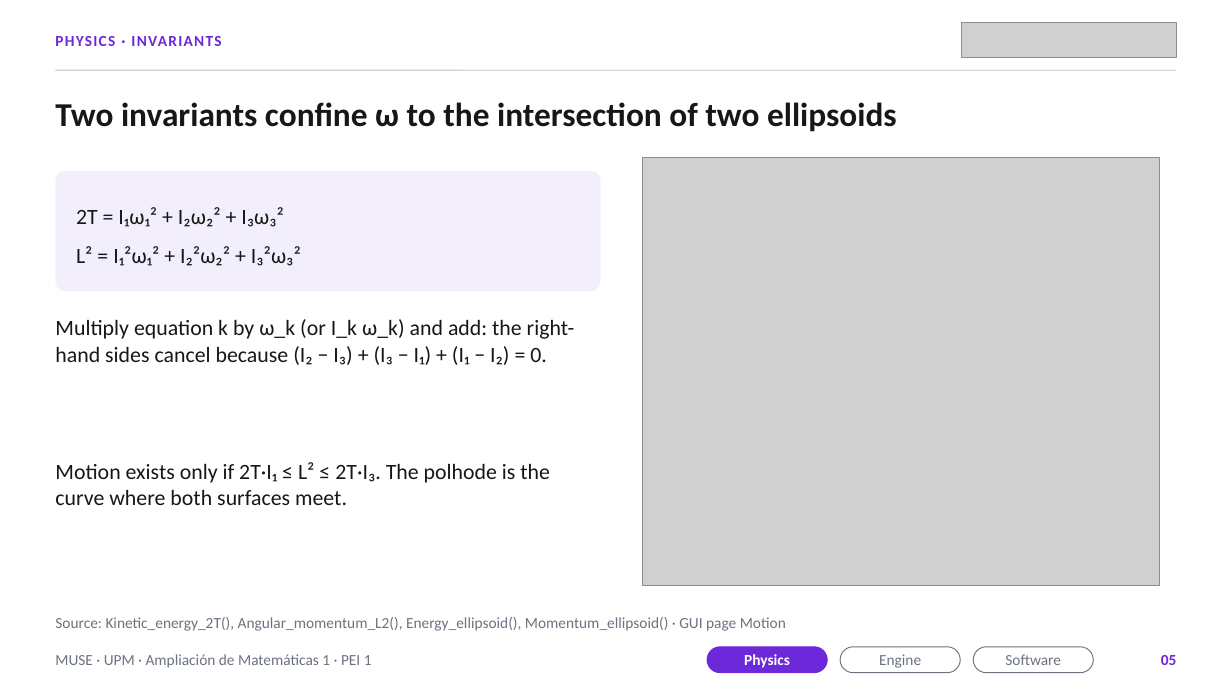
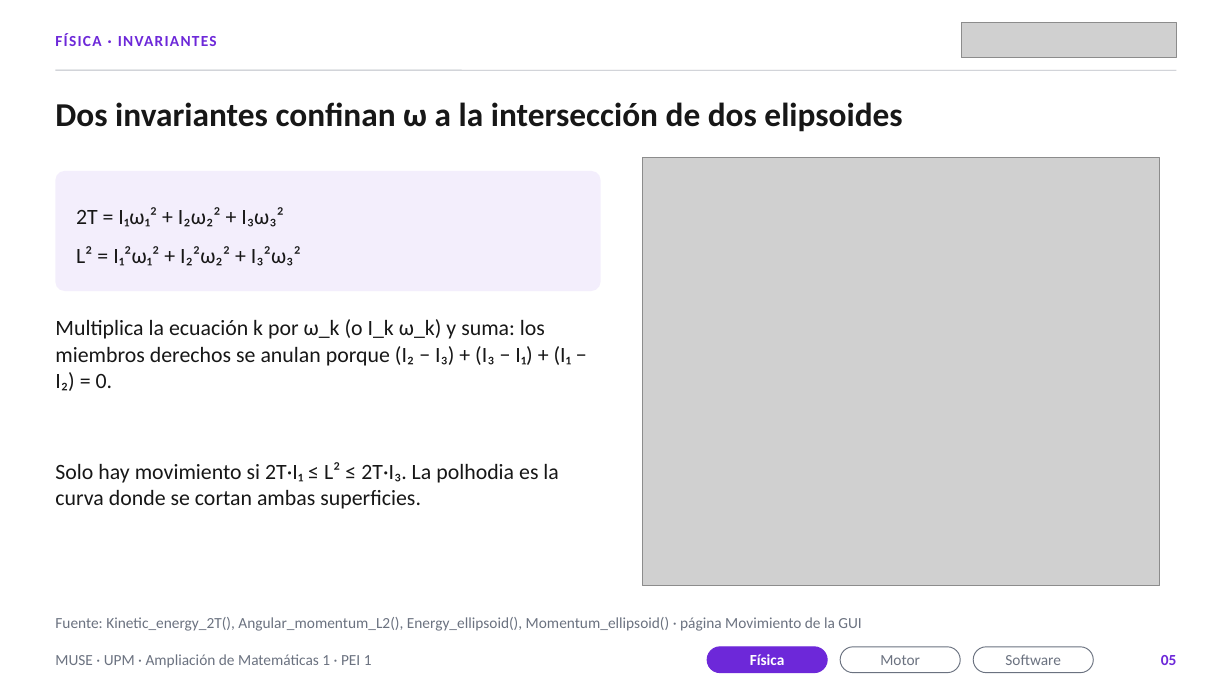
Before and after one commit to MP-19-creator/Grupo3-AmpliacionMatematicas, a slide deck: slide 5 of presentacion/PEI1_final.pptx. Drawn at 1232x693 pixels with LibreOffice and Linux fonts; fonts in the diff are those of the drawing; grey boxes stand for pictures. Boxes give left, top, right and bottom in pixels: in the first picture for what was removed or moved away, otherwise in the second. Text is boxed around its words. In the diff, an @@ line names an element or a change of style, - is before the commit and + after.

```diff
--- a/presentacion/PEI1_final.pptx
+++ b/presentacion/PEI1_final.pptx
@@ text at <box>55,33,217,46</box>: text changed @@
-PHYSICS · INVARIANTS
+FÍSICA · INVARIANTES
@@ text at <box>55,102,902,132</box>: text changed @@
-Two invariants confine ω to the intersection of two ellipsoids
+Dos invariantes confinan ω a la intersección de dos elipsoides
@@ text at <box>55,319,571,391</box>: text changed @@
-Multiply equation k by ω_k (or I_k ω_k) and add: the right-hand sides cancel because (I₂ − I₃) + (I₃ − I₁) + (I₁ − I₂) = 0.
+Multiplica la ecuación k por ω_k (o I_k ω_k) y suma: los miembros derechos se anulan porque (I₂ − I₃) + (I₃ − I₁) + (I₁ − I₂) = 0.
@@ text at <box>55,462,558,509</box>: text changed @@
-Motion exists only if 2T·I₁ ≤ L² ≤ 2T·I₃. The polhode is the curve where both surfaces meet.
+Solo hay movimiento si 2T·I₁ ≤ L² ≤ 2T·I₃. La polhodia es la curva donde se cortan ambas superficies.
@@ text at <box>55,617,861,631</box>: text changed @@
-Source: Kinetic_energy_2T(), Angular_momentum_L2(), Energy_ellipsoid(), Momentum_ellipsoid() · GUI page Motion
+Fuente: Kinetic_energy_2T(), Angular_momentum_L2(), Energy_ellipsoid(), Momentum_ellipsoid() · página Movimiento de la GUI
@@ text in rounded rectangle at <box>750,654,785,665</box>: text changed @@
-Physics
+Física
@@ text in rounded rectangle at <box>880,655,920,665</box>: text changed @@
-Engine
+Motor
```
Also in this commit, not shown: 30 other slides changed, 10 other files.
